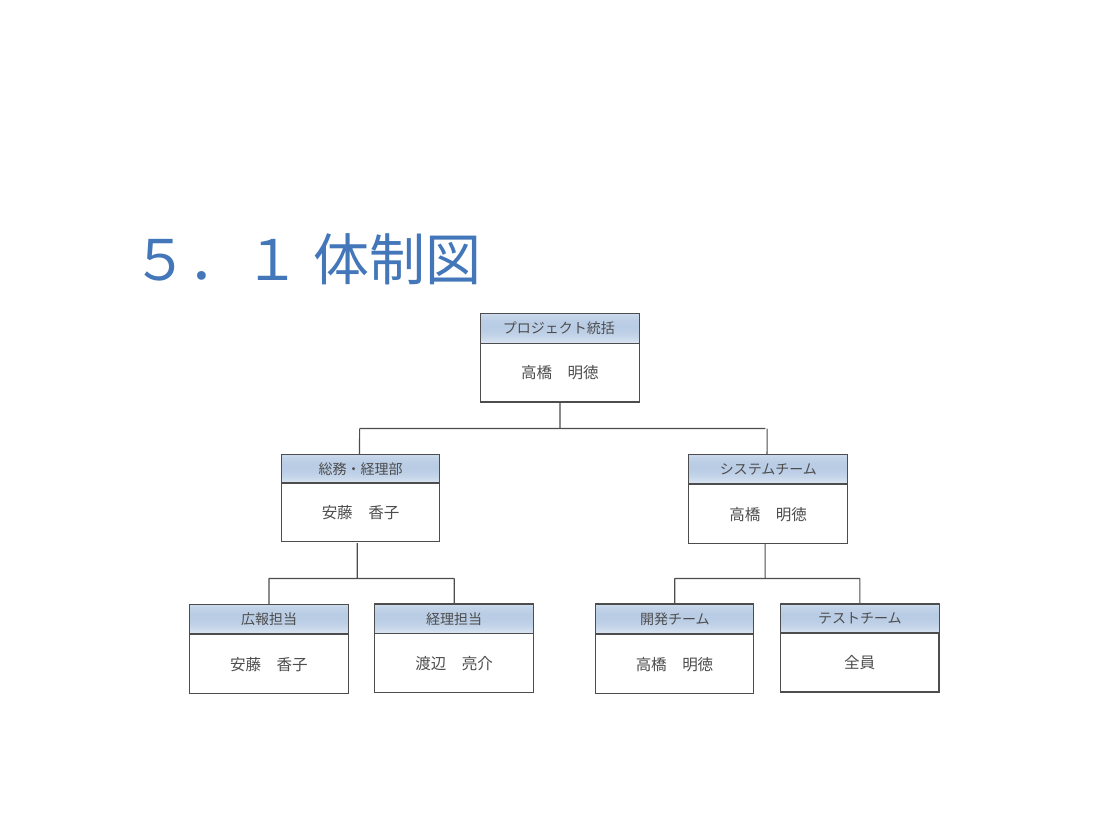
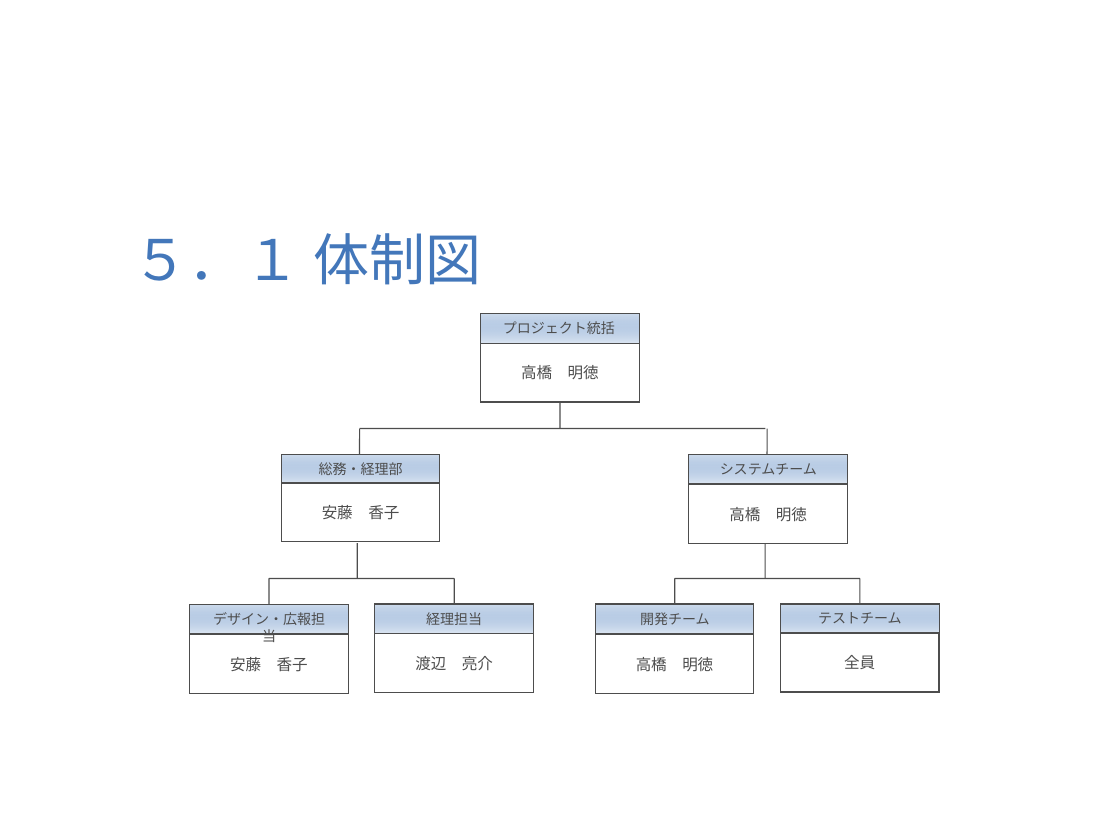
Before and after one commit to meijin27/StudentDocumentationSoftware, a slide deck: slide 14 of 説明書/概要設計書(提出書類作成ソフト).ppt. Drawn at 1120x840 pixels with LibreOffice and Linux fonts; fonts in the diff are those of the drawing; background and template pictures are left out. Boxes give left, top, right and bottom in pixels: in the first picture for what was removed or moved away, otherwise in the second. Text is boxed around its words. In the diff, an @@ line names an element or a change of style, - is before the commit and + after.

Commit message:
役職名変更

```diff
--- a/説明書/概要設計書(提出書類作成ソフト).ppt
+++ b/説明書/概要設計書(提出書類作成ソフト).ppt
@@ text at (213, 612, 325, 646): text changed @@
-広報担当
+デザイン・広報担当
```
